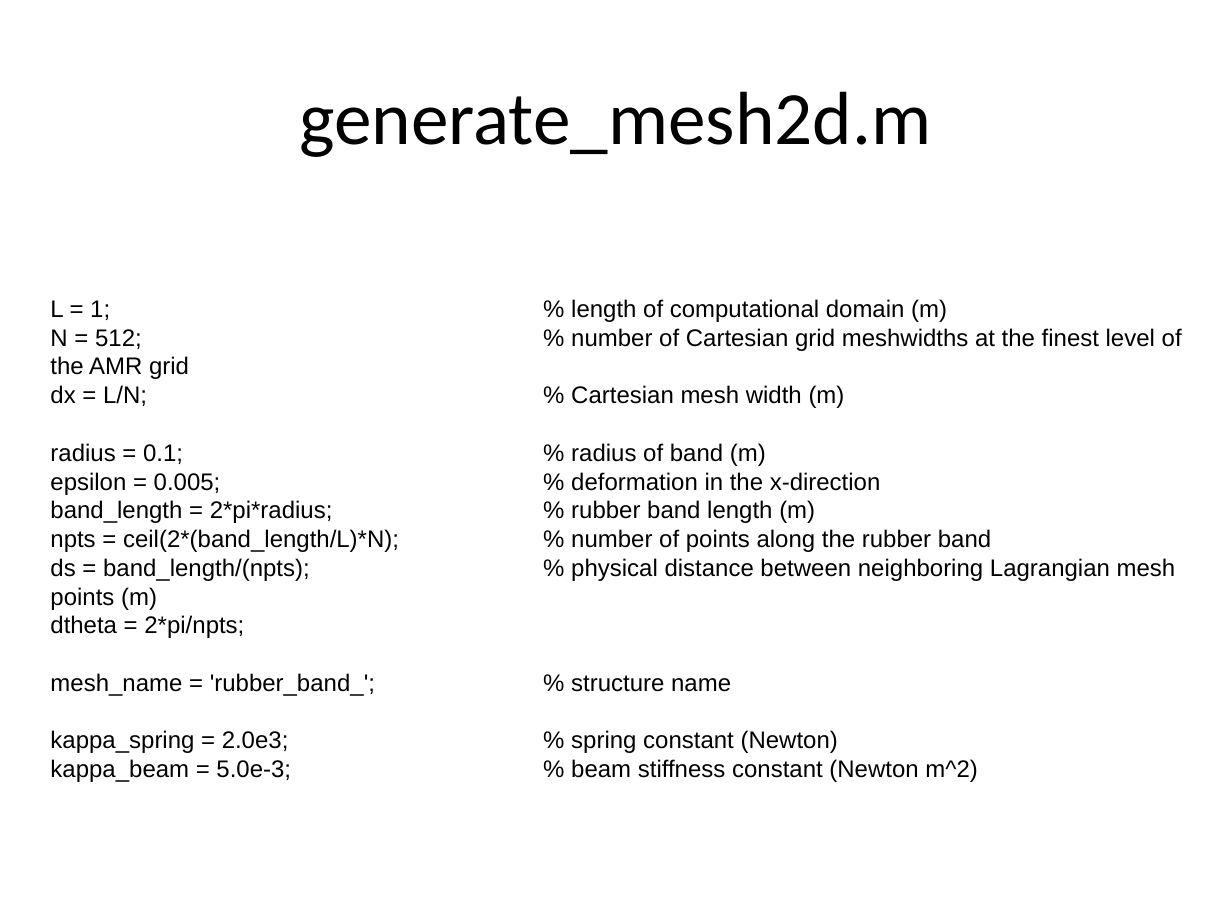
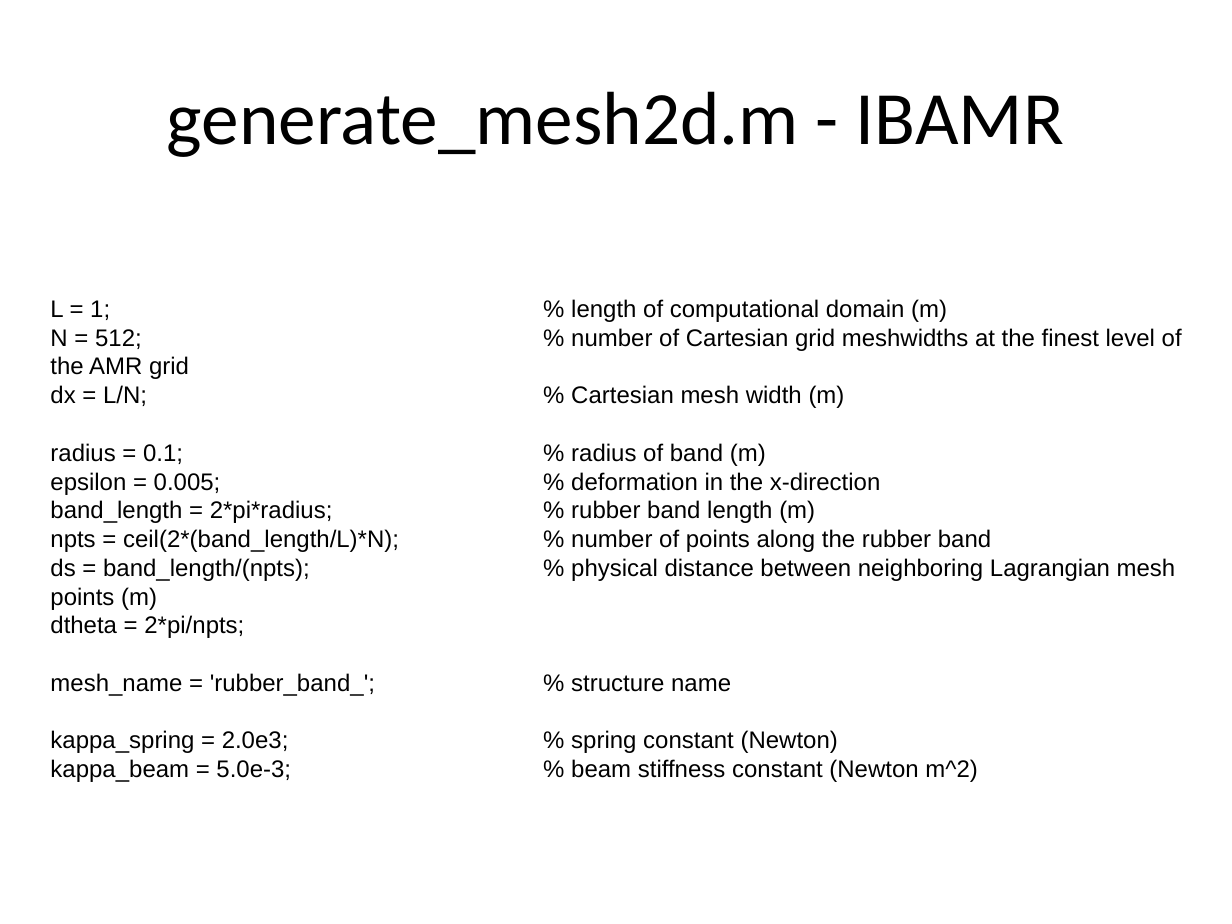
Before and after one commit to fairyflies9/IBAMR-Tutorials, a slide deck: slide 25 of UA Tutorials/Lecture2-InputFiles-Ib2d-IBAMR.pptx. Drawn at 1232x924 pixels with LibreOffice and Linux fonts; fonts in the diff are those of the drawing. Boxes give left, top, right and bottom in pixels: in the first picture for what was removed or moved away, otherwise in the second. Text is boxed around its words. In the diff, an @@ line names an element or a change of style, - is before the commit and + after.

```diff
--- a/UA Tutorials/Lecture2-InputFiles-Ib2d-IBAMR.pptx
+++ b/UA Tutorials/Lecture2-InputFiles-Ib2d-IBAMR.pptx
@@ title at [167,91,1064,157]: text changed @@
-generate_mesh2d.m
+generate_mesh2d.m - IBAMR
```
Also in this commit, not shown: 1 other slide changed, 1 slide added.
